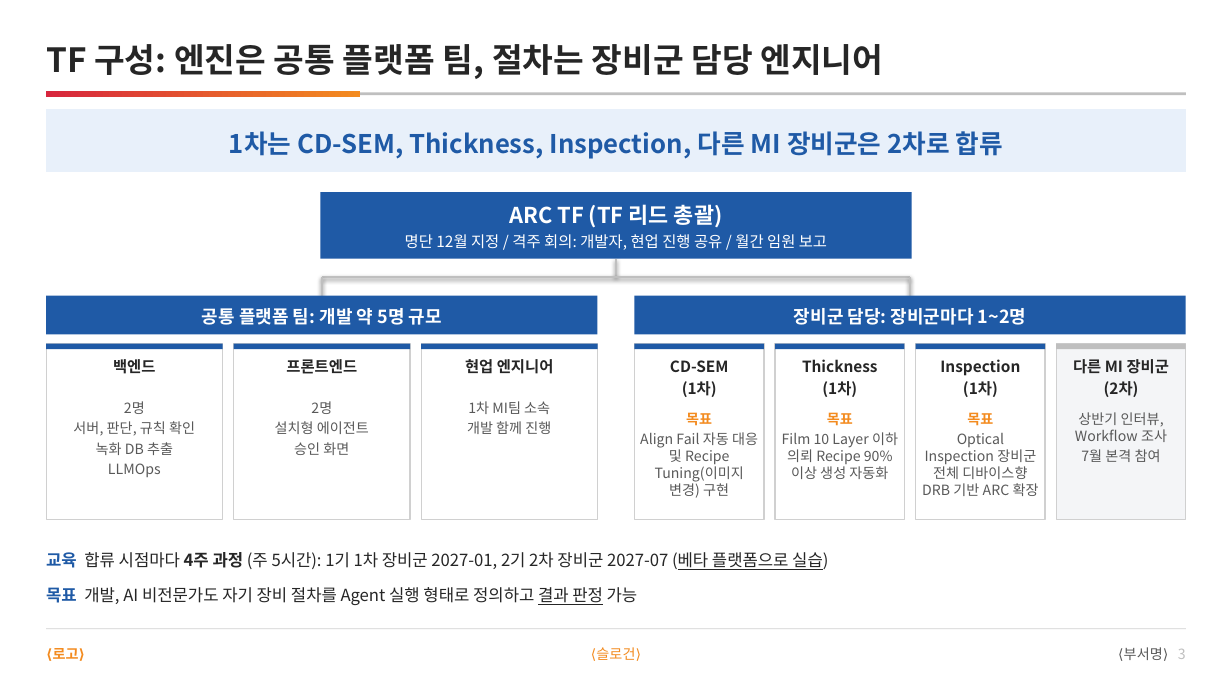
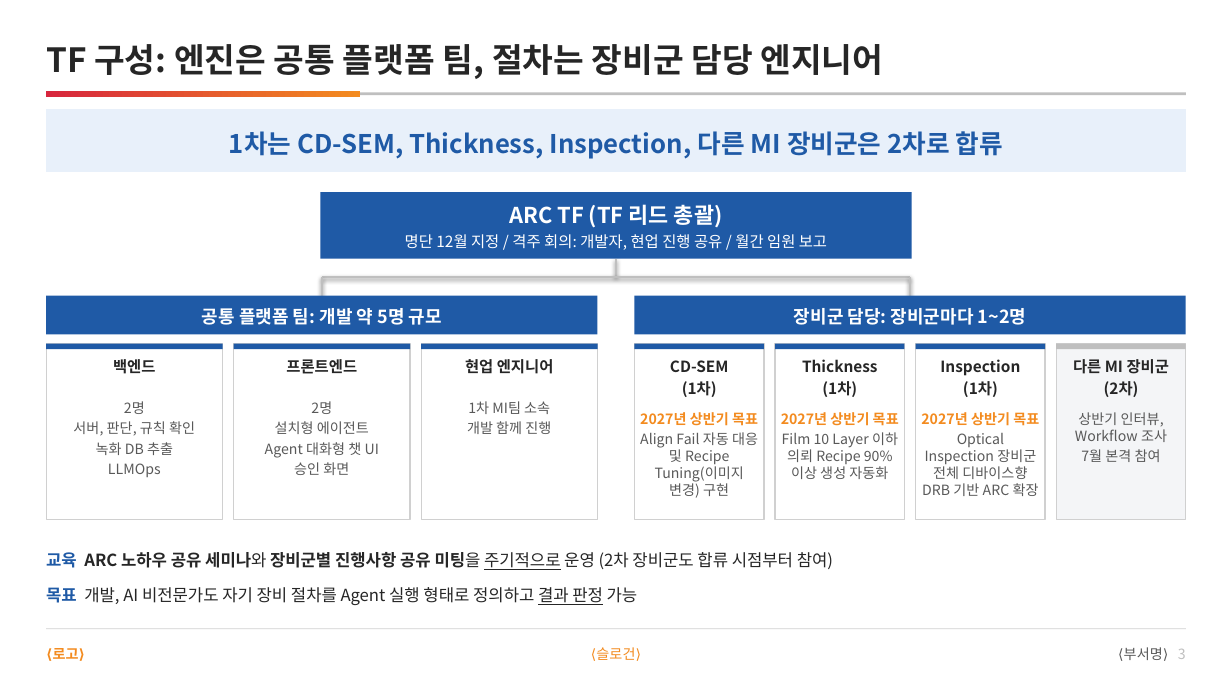
Before and after one commit to DarrenKoi/pm_notes, a slide deck: slide 3 of my-task/arc-tf/deliverables/arc-tf-proposal.pptx. Drawn at 1232x693 pixels with LibreOffice and Linux fonts; fonts in the diff are those of the drawing. Boxes give left, top, right and bottom in pixels: in the first picture for what was removed or moved away, otherwise in the second. Text is boxed around its words. In the diff, an @@ line names an element or a change of style, - is before the commit and + after.

```diff
--- a/my-task/arc-tf/deliverables/arc-tf-proposal.pptx
+++ b/my-task/arc-tf/deliverables/arc-tf-proposal.pptx
@@ text at bbox=[640, 412, 758, 426]: text changed @@
-목표
+2027년 상반기 목표
@@ text at bbox=[781, 412, 899, 426]: text changed @@
-목표
+2027년 상반기 목표
@@ text at bbox=[921, 412, 1039, 426]: text changed @@
-목표
+2027년 상반기 목표
@@ text at bbox=[265, 442, 379, 458]: paragraph added @@
+Agent 대화형 챗 UI
@@ text at bbox=[46, 552, 833, 570]: text changed; bold on @@
-교육 합류 시점마다 4주 과정 (주 5시간): 1기 1차 장비군 2027-01, 2기 2차 장비군 2027-07 (베타 플랫폼으로 실습)
+교육 ARC 노하우 공유 세미나와 장비군별 진행사항 공유 미팅을 주기적으로 운영 (2차 장비군도 합류 시점부터 참여)
```
Also in this commit, not shown: 8 other slides changed, 1 slide removed, 12 other files.
